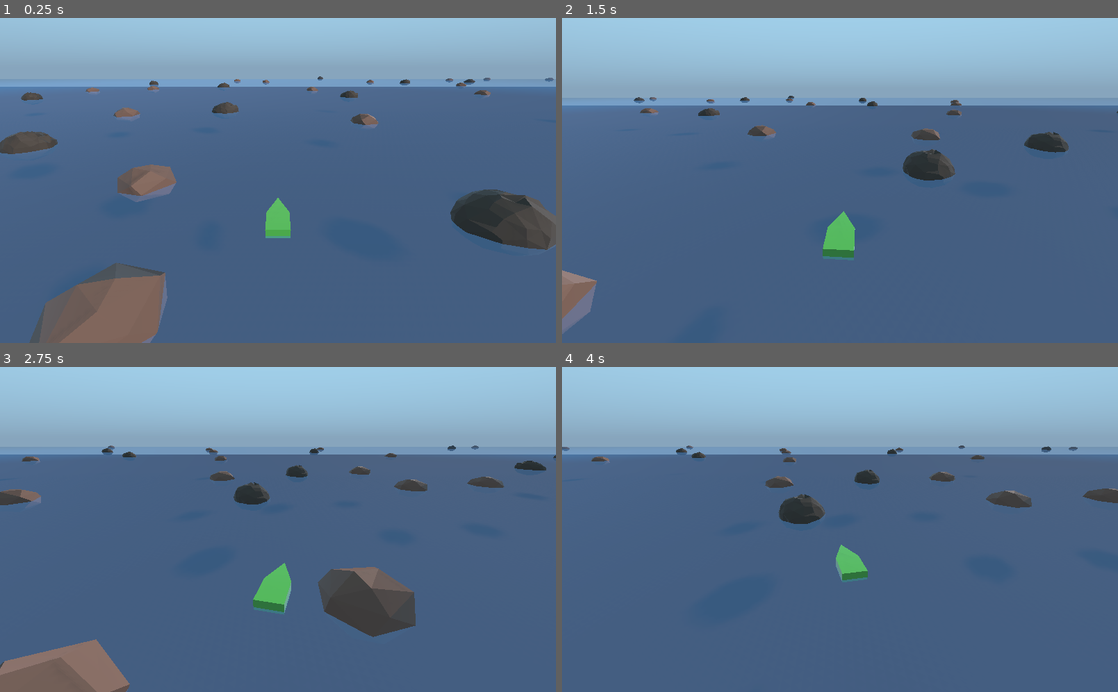
Above: before the commit, frames 1-4 (two rows, left to right).
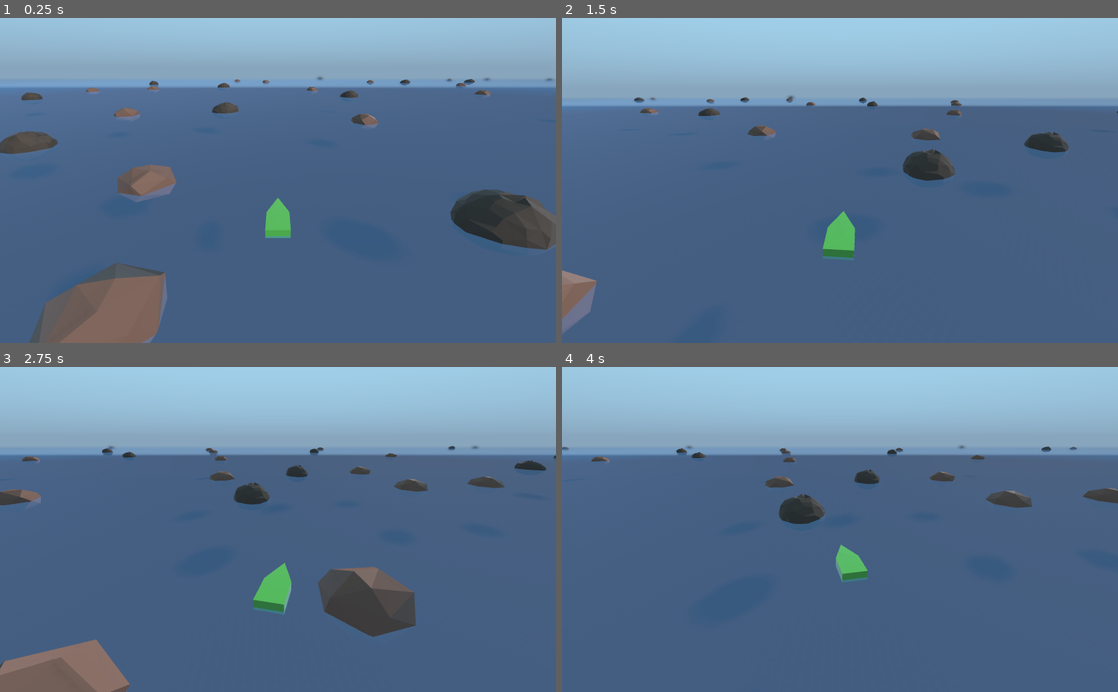
Above: after the commit, the same moments.

Repository: oparisy/Alakajam10
Game: Godot game, scene res://Main.tscn
Same seed, same stepped clock (60 frames per second), same inputs: the game is played once before the commit and once after it.
Inputs:
- Up to frame 1 (0.25 s): no input
- Up to frame 2 (1.5 s): hold Right (rotate_right) 0.53-1.28 s; hold Down (backward) from 1.28 s (still down)
- Up to frame 3 (2.75 s): release Down (backward) at 2.03 s; hold Right (rotate_right) from 2.03 s (still down)
- Up to frame 4 (4 s): release Right (rotate_right) at 2.78 s; hold Up (forward) 2.78-3.53 s; hold Left (rotate_left) from 3.53 s (still down)

The runs differ from the first frame. In frame 1, 0.3% of the frame differs, in the area x 0-100%, y 17-100%; in frame 2, 0.3%; in frame 3, 0.3%, in the area x 0-100%, y 24-100%; in frame 4, 0.3%.

Commit message:
Test export, meilleur rendu

Diff:
--- a/ChaosLagoons/default_env.tres
+++ b/ChaosLagoons/default_env.tres
@@ -15,3 +15,6 @@
 fog_depth_begin = 200.0
 fog_depth_end = 400.0
 fog_depth_curve = 0.615572
+dof_blur_far_enabled = true
+dof_blur_far_distance = 150.0
+dof_blur_far_transition = 50.0
--- a/ChaosLagoons/project.godot
+++ b/ChaosLagoons/project.godot
@@ -44,4 +44,6 @@
 
 [rendering]
 
+quality/filters/use_nearest_mipmap_filter=true
+quality/filters/msaa=2
 environment/default_environment="res://default_env.tres"
Not shown, changed: .gitignore
Not shown, changed: notes/journal.txt
Not shown, changed: notes/plan.txt
Not shown, changed: notes/time.txt
